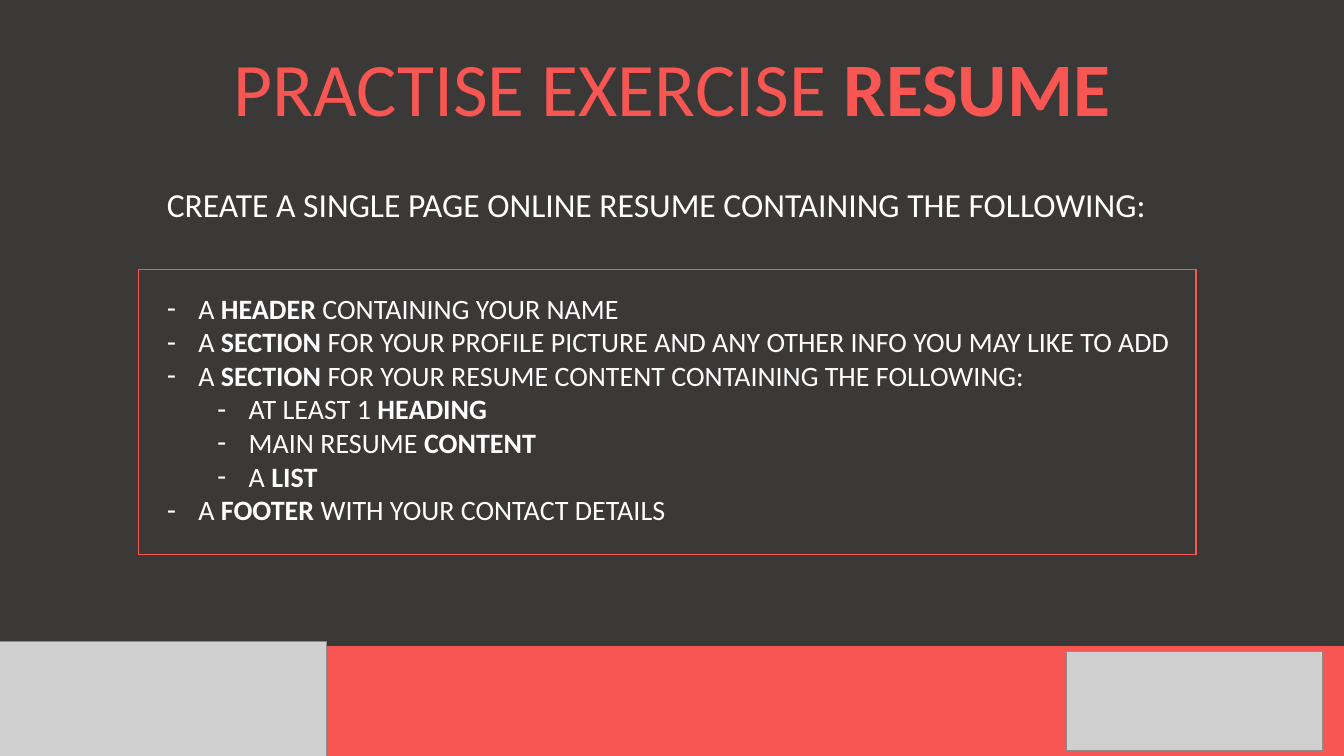
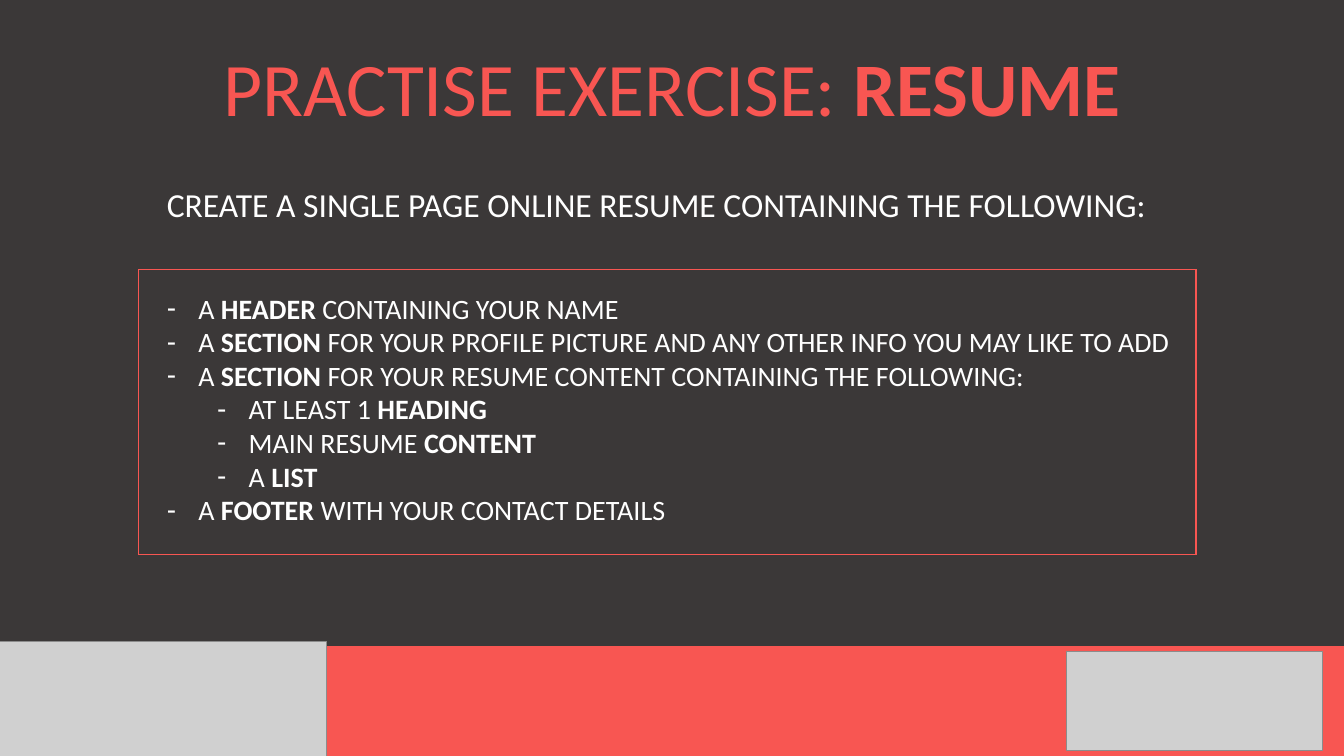
Before and after one commit to mleisegang/GirlCode_2017_HtmlCss, a slide deck: slide 33 of HTML Girl Code.pptx (slide 32 before the commit). Drawn at 1344x756 pixels with LibreOffice and Linux fonts; fonts in the diff are those of the drawing; grey boxes stand for pictures. Boxes give left, top, right and bottom in pixels: in the first picture for what was removed or moved away, otherwise in the second. Text is boxed around its words. In the diff, an @@ line names an element or a change of style, - is before the commit and + after.

```diff
--- a/HTML Girl Code.pptx
+++ b/HTML Girl Code.pptx
@@ subtitle at (223,66,1120,117): text changed @@
-PRACTISE EXERCISE RESUME
+PRACTISE EXERCISE: RESUME
```
Also in this commit, not shown: 12 other slides changed, 3 slides added, 2 slides removed.
